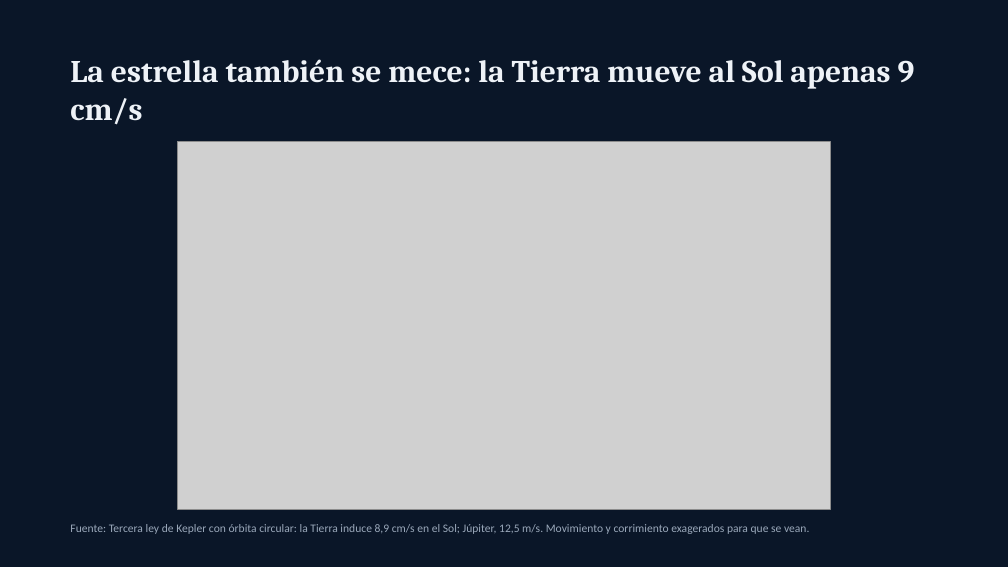
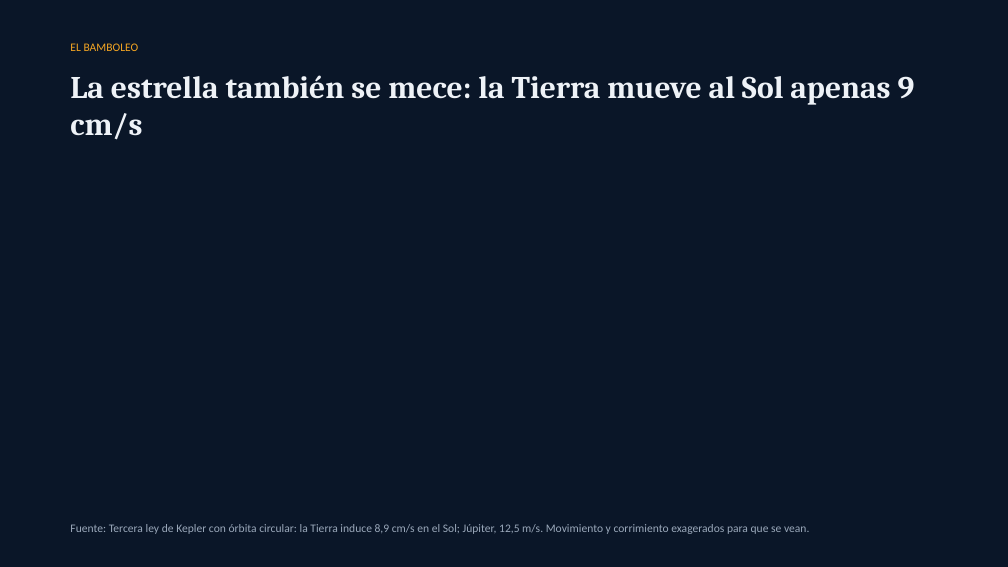
Before and after one commit to jpcastillo714/presentation-kit, a slide deck: slide 3 of examples/exoplanets/exoplanets.es.pptx. Drawn at 1008x567 pixels with LibreOffice and Linux fonts; fonts in the diff are those of the drawing; grey boxes stand for pictures; background and template pictures are left out. Boxes give left, top, right and bottom in pixels: in the first picture for what was removed or moved away, otherwise in the second. Text is boxed around its words. In the diff, an @@ line names an element or a change of style, - is before the commit and + after.

```diff
--- a/examples/exoplanets/exoplanets.es.pptx
+++ b/examples/exoplanets/exoplanets.es.pptx
@@ text added at [70,43,139,51], 11 pt, text #F5A623 @@
+EL BAMBOLEO
@@ text "La estrella también se mece: ...": place and size @@
-text "La estrella también se mece: ..." at [70,59,915,125]
+text "La estrella también se mece: ..." at [70,75,915,140]
@@ picture removed at [178,142,831,510] @@
```
Also in this commit, not shown: 6 other slides changed, 50 other files.
